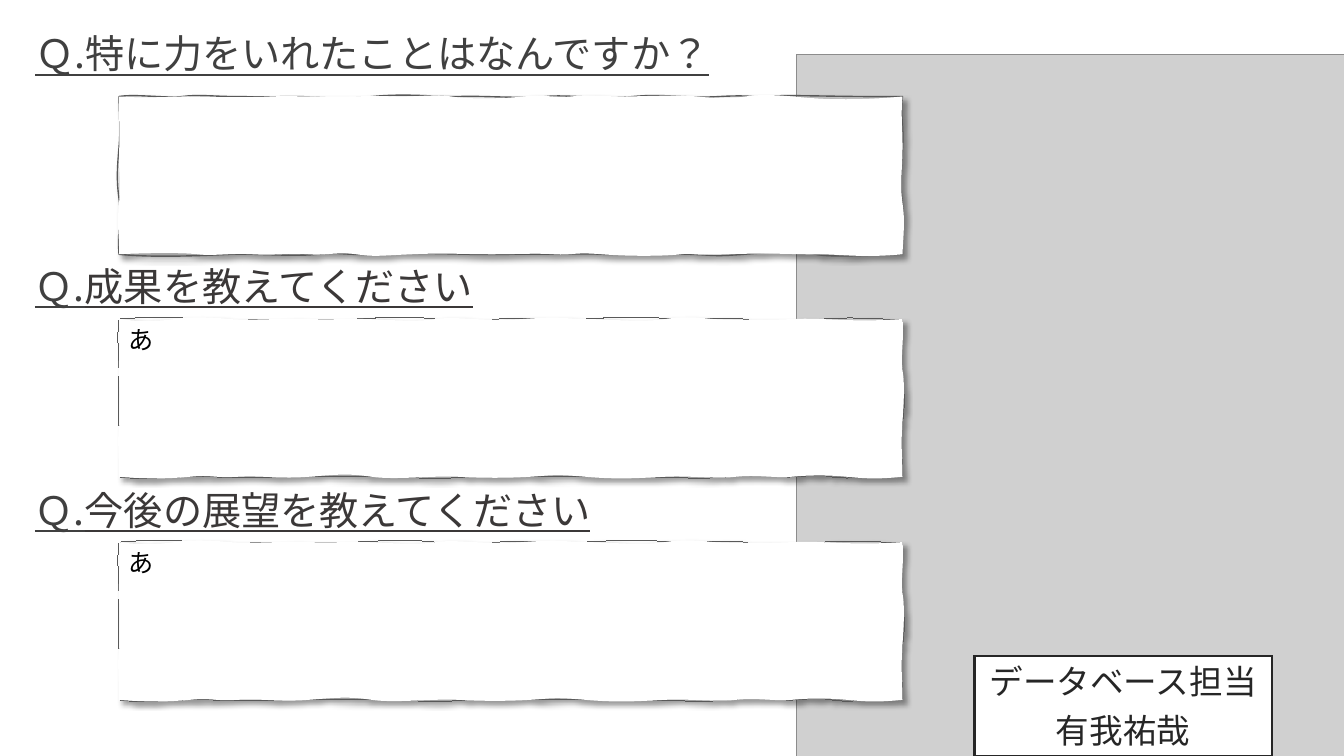
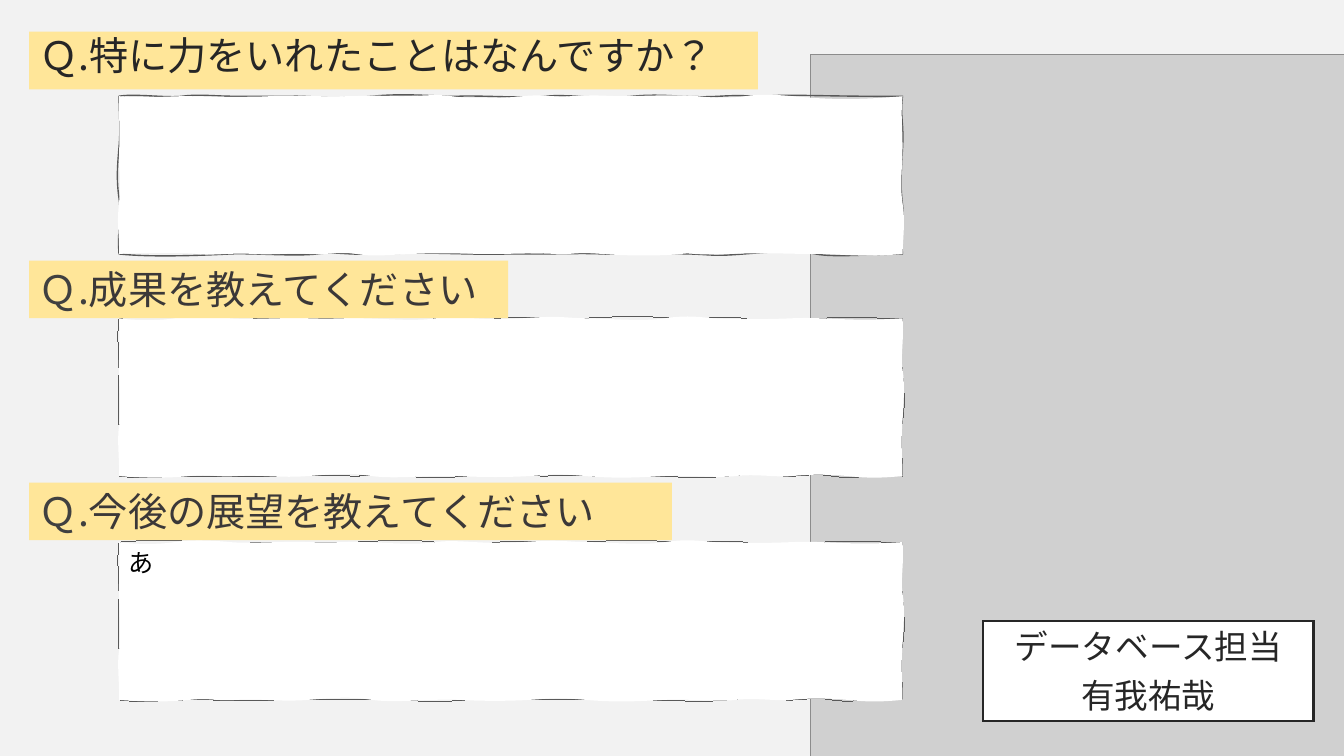
Before and after one commit to DOJO-2021/C-2, a slide deck: slide 16 of documents/SkyNHプレゼンテーションひな形4.pptx. Drawn at 1344x756 pixels with LibreOffice and Linux fonts; fonts in the diff are those of the drawing; grey boxes stand for pictures. Boxes give left, top, right and bottom in pixels: in the first picture for what was removed or moved away, otherwise in the second. Text is boxed around its words. In the diff, an @@ line names an element or a change of style, - is before the commit and + after.

```diff
--- a/documents/SkyNHプレゼンテーションひな形4.pptx
+++ b/documents/SkyNHプレゼンテーションひな形4.pptx
@@ background #FFFFFF to #F2F2F2 @@
@@ rectangle "Ｑ.特に力をいれたことはなんですか？": place and size @@
-rectangle "Ｑ.特に力をいれたことはなんですか？" at (35, 35, 709, 76)
+rectangle "Ｑ.特に力をいれたことはなんですか？" at (29, 31, 758, 89)
@@ rectangle "Ｑ.特に力をいれたことはなんですか？" at (29, 31, 758, 89): text colour #404040 to #262626, underline off; fill none to #FFE699 @@
@@ picture: place and size @@
-picture at (797, 54, 1344, 756)
+picture at (811, 54, 1344, 756)
@@ freeform shape at (119, 96, 902, 254): shadow off; outline redrawn @@
@@ rectangle "Ｑ.成果を教えてください" at (29, 260, 508, 318): underline off; fill none to #FFE699 @@
@@ rectangle "Ｑ.成果を教えてください": place and size @@
-rectangle "Ｑ.成果を教えてください" at (35, 268, 473, 308)
+rectangle "Ｑ.成果を教えてください" at (29, 260, 508, 318)
@@ freeform shape removed at (119, 320, 902, 478) @@
-あ
@@ freeform shape added at (119, 319, 902, 477), fill #FFFFFF, outline #595959 0.75 pt @@
@@ rectangle "Ｑ.今後の展望を教えてください": place and size @@
-rectangle "Ｑ.今後の展望を教えてください" at (35, 492, 591, 532)
+rectangle "Ｑ.今後の展望を教えてください" at (29, 483, 673, 540)
@@ rectangle "Ｑ.今後の展望を教えてください" at (29, 483, 673, 540): underline off; fill none to #FFE699 @@
@@ freeform shape "あ" at (119, 542, 902, 701): shadow off @@
@@ rectangle "データベース担当": place and size @@
-rectangle "データベース担当" at (975, 656, 1272, 756)
+rectangle "データベース担当" at (983, 621, 1314, 721)
```
Also in this commit, not shown: 9 other slides changed, 5 slides added, 3 slides removed.
